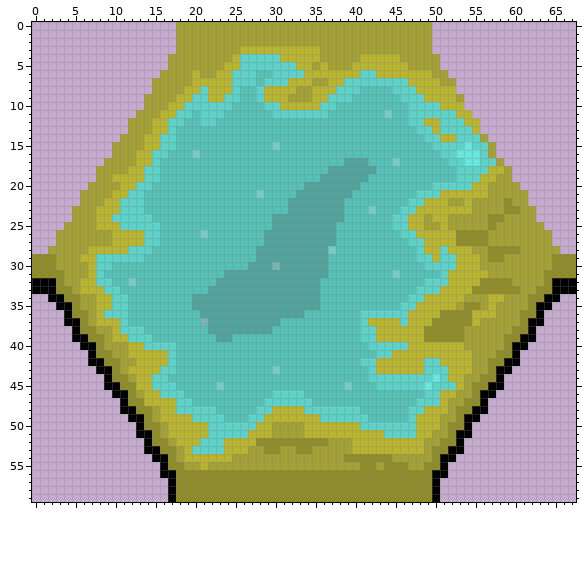
One commit to this sprite sheet: Images/TileSets/HexaRealm/Tiles/Lake Victoria.png. Above is the file before it was changed.
The file is 68x60 pixels.
After the commit:
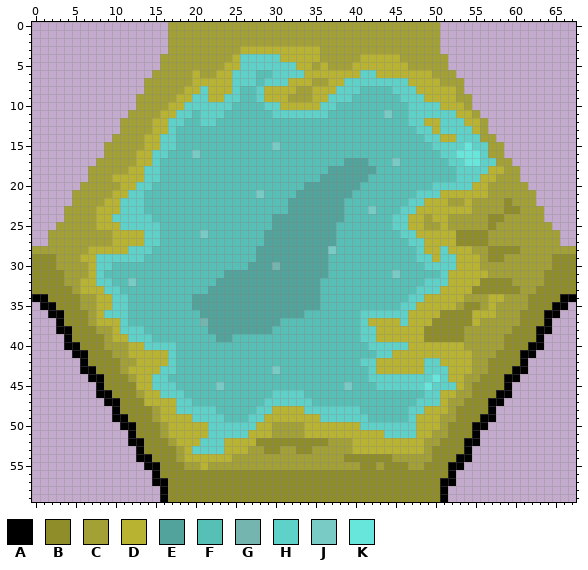
Palette (. is transparent): A #000000  B #8f8d29  C #a3a136  D #b8b330  E #51a39c  F #56bfb6  G #74b5b0  H #5ed1c8  J #78ccc5  K #67e6db
Changes in this commit:
y 0..3: x 17 . -> C; x 50 . -> C
y 4..5: x 16 . -> C; x 51 . -> C
y 6: x 15 . -> C; x 52 . -> C
y 7..8: x 14 . -> C; x 53 . -> C
y 9..10: x 13 . -> C; x 54 . -> C
y 11: x 12 . -> C; x 55 . -> C
y 12..13: x 11 . -> C; x 56 . -> C
y 14: x 10 . -> C; x 57 . -> C
y 15..16: x 9 . -> C; x 58 . -> C
y 17: x 8 . -> C; x 59 . -> C
y 18..19: x 7 . -> C; x 60 . -> C
y 20: x 6 . -> C; x 61 . -> C
y 21..22: x 5 . -> C; x 62 . -> C
y 23..24: x 4 . -> C; x 63 . -> C
y 25: x 3 . -> C; x 64 . -> C
y 26..27: x 2 . -> C; x 65 . -> C
y 28: x 0..1 .. -> CC; x 66..67 .. -> CC
y 32..33: x 0..2 AAA -> BBB; x 65..67 AAA -> BBB
y 34: x 0..3 ..AA -> AABB; x 64..67 AA.. -> BBAA
y 35: x 1..4 ..AA -> AABB; x 63..66 AA.. -> BBAA
y 36: x 2..4 ..A -> AAB; x 63..65 A.. -> BAA
y 37: x 3..5 .AA -> ABB; x 62..64 AA. -> BBA
y 38: x 3..5 ..A -> AAB; x 62..64 A.. -> BAA
y 39: x 4..6 .AA -> ABB; x 61..63 AA. -> BBA
y 40: x 4..7 ..AA -> AABB; x 60..63 AA.. -> BBAA
y 41: x 5..7 ..A -> AAB; x 60..62 A.. -> BAA
y 42: x 6..8 .AA -> ABB; x 59..61 AA. -> BBA
y 43: x 6..9 ..AA -> AABB; x 58..61 AA.. -> BBAA
y 44: x 7..9 ..A -> AAB; x 58..60 A.. -> BAA
y 45: x 8..10 .AA -> ABB; x 57..59 AA. -> BBA
y 46: x 8..11 ..AA -> AABB; x 56..59 AA.. -> BBAA
y 47: x 9..11 ..A -> AAB; x 56..58 A.. -> BAA
y 48: x 10..12 .AA -> ABB; x 55..57 AA. -> BBA
y 49: x 10..13 ..AA -> AABB; x 54..57 AA.. -> BBAA
y 50: x 11..13 ..A -> AAB; x 54..56 A.. -> BAA
y 51: x 12..14 .AA -> ABB; x 53..55 AA. -> BBA
y 52: x 12..14 ..A -> AAB; x 53..55 A.. -> BAA
y 53: x 13..15 .AA -> ABB; x 52..54 AA. -> BBA
y 54: x 13..16 ..AA -> AABB; x 51..54 AA.. -> BBAA
y 55: x 14..16 ..A -> AAB; x 51..53 A.. -> BAA
y 56: x 15..17 .AA -> ABB; x 50..52 AA. -> BBA
y 57: x 15..17 ..A -> AAB; x 50..52 A.. -> BAA
y 58..59: x 16..17 .A -> AB; x 50..51 A. -> BA
Pixel boxes of the changes (left, top, right, bottom) in both pictures:
changed: (32, 22, 176, 502)
changed: (432, 22, 576, 502)
